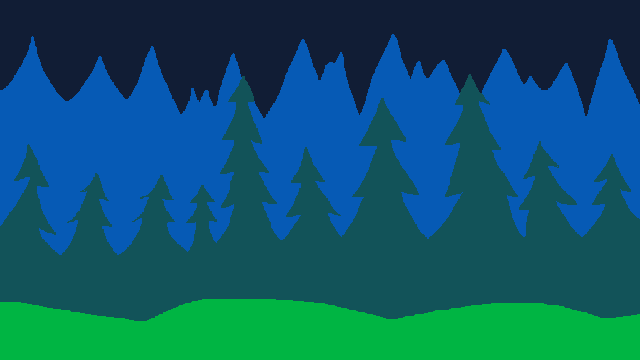
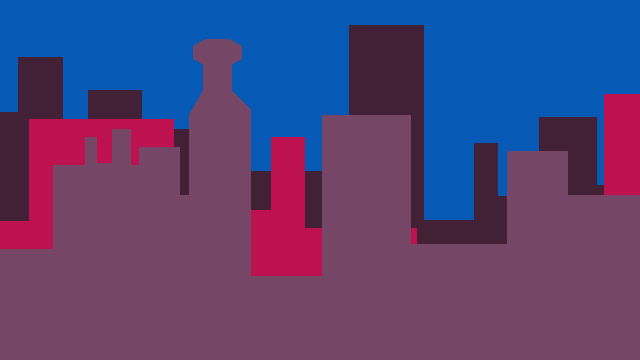
Before/after of a 640×360 layered artwork. What changed in the layer stack:
added group "city" with 4 layers above "Forest" over <box>0,0,640,360</box>
added layer "bgrt #2" in group "city" over <box>0,39,640,360</box>
added layer "bgrt #3" in group "city" over <box>0,94,640,360</box>
added layer "bgrt #1" in group "city" over <box>0,25,640,360</box>
added layer "bgrt" in group "city" over <box>0,0,640,360</box>
hid group "Forest" (4 layers) over <box>0,0,640,360</box>
